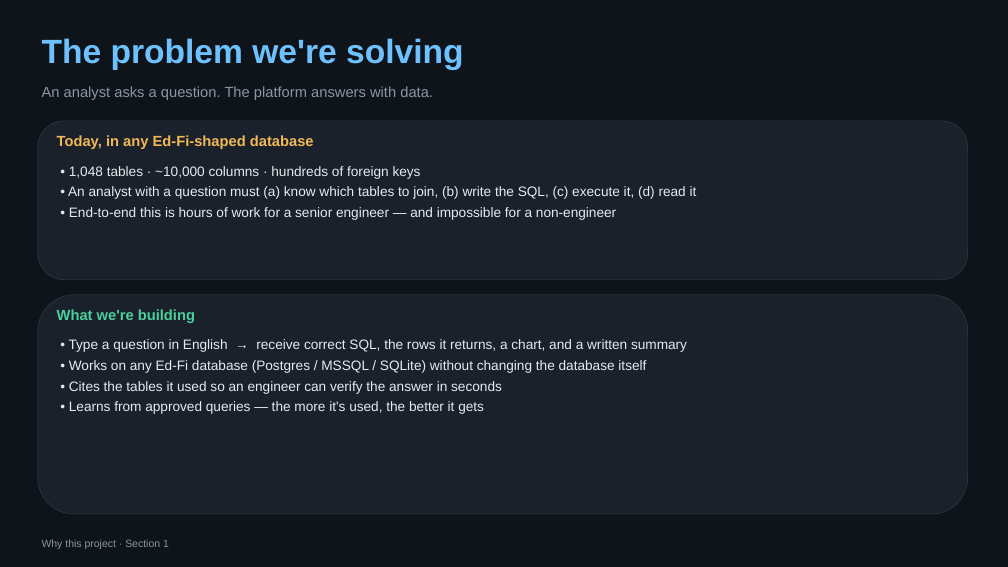
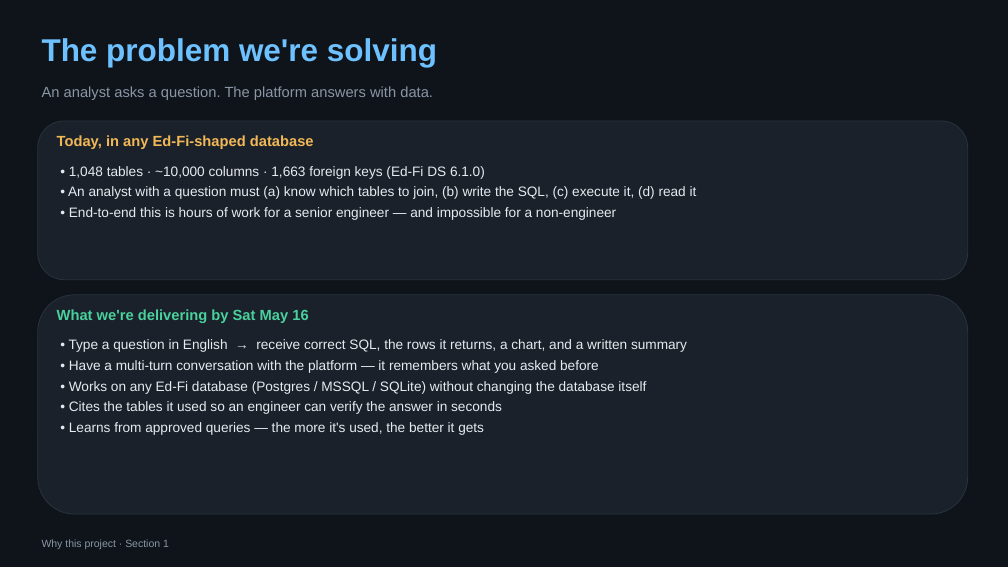
Before and after one commit to bharatmohanthakur/heavy_text2sql, a slide deck: slide 2 of docs/architecture_deck.pptx. Drawn at 1008x567 pixels with LibreOffice and Linux fonts; fonts in the diff are those of the drawing. Boxes give left, top, right and bottom in pixels: in the first picture for what was removed or moved away, otherwise in the second. Text is boxed around its words. In the diff, an @@ line names an element or a change of style, - is before the commit and + after.

```diff
--- a/docs/architecture_deck.pptx
+++ b/docs/architecture_deck.pptx
@@ text "The problem we're solving" at [42, 38, 437, 67]: size 32 to 30 pt @@
@@ text at [69, 166, 485, 179]: text changed @@
-• 1,048 tables · ~10,000 columns · hundreds of foreign keys
+• 1,048 tables · ~10,000 columns · 1,663 foreign keys (Ed-Fi DS 6.1.0)
@@ text at [57, 309, 308, 323]: text changed @@
-What we're building
+What we're delivering by Sat May 16
@@ text at [69, 360, 599, 373]: paragraph added @@
+• Have a multi-turn conversation with the platform — it remembers what you asked before
```
Also in this commit, not shown: 3 other slides changed, 18 slides added, 14 slides removed, 1 other file.
